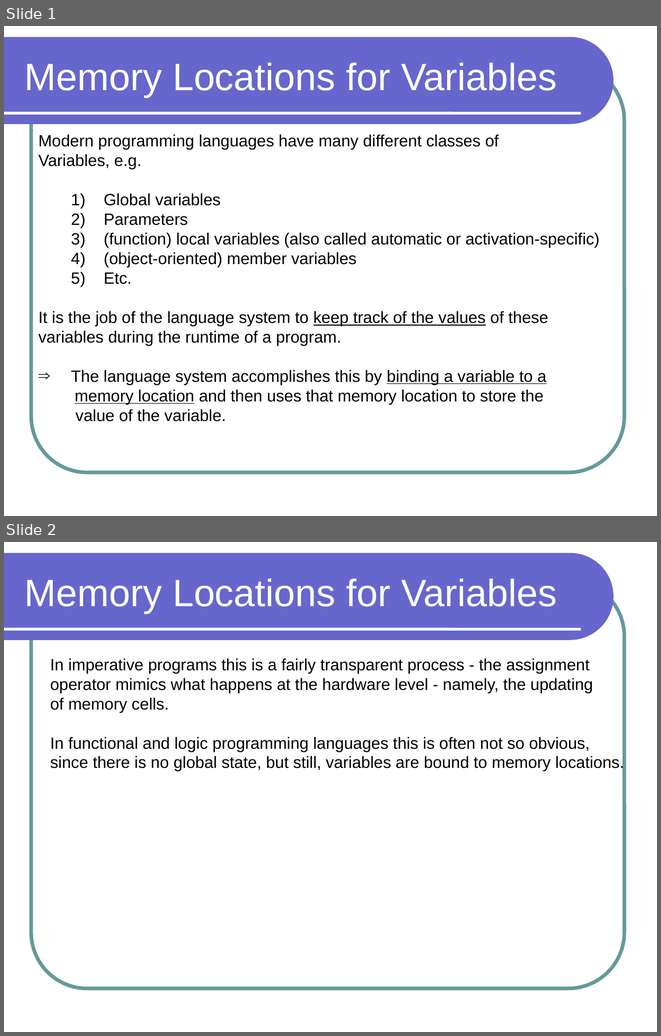
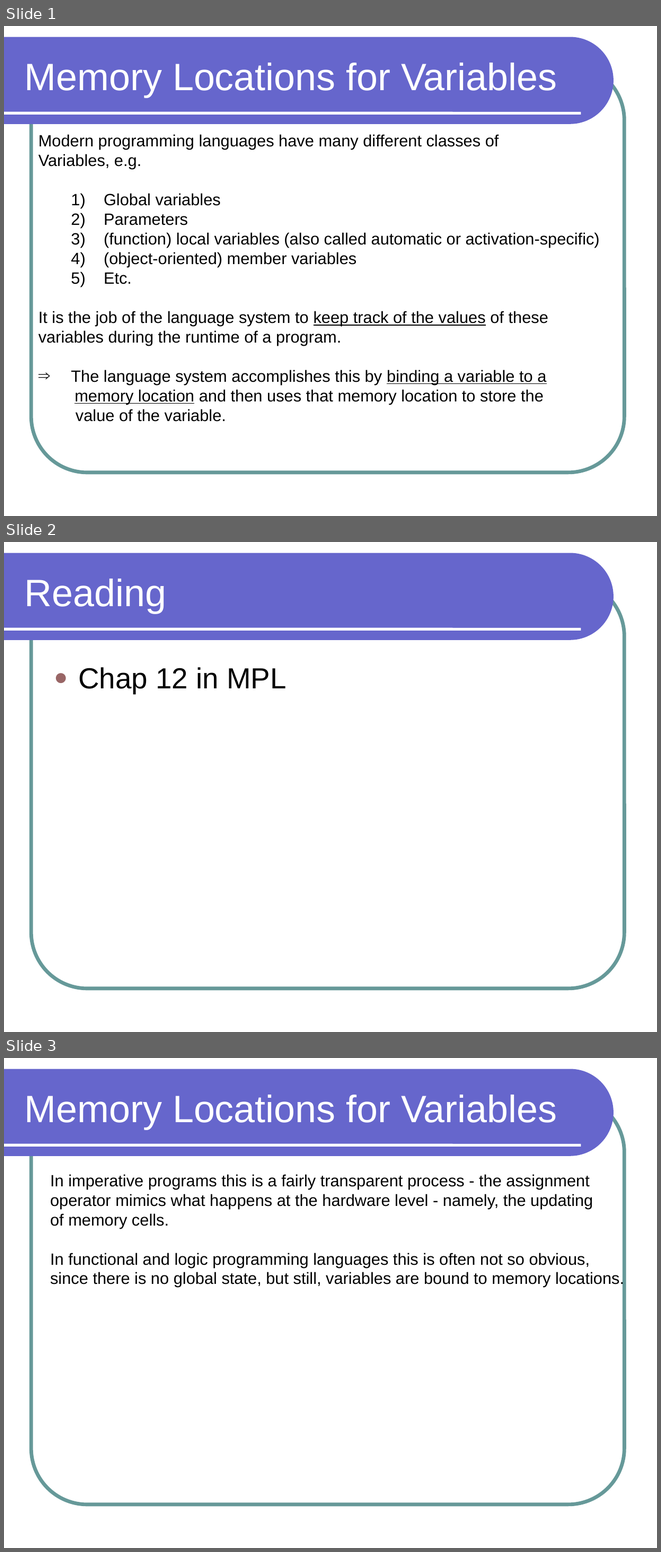
Before and after one commit to lutzhamel/CSC301, a slide deck: notes/csc301-ln016.ppt. Shown one above the other, each under a label of ours: slides 1 and 2 before the commit, slides 1, 2 and 3 after it. The pictures are 661x1036 and 661x1552 pixels, drawn with LibreOffice and Linux fonts; fonts in the diff are those of the drawing. Boxes give left, top, right and bottom in pixels: in the first picture for what was removed or moved away, otherwise in the second. Text is boxed around its words. In the diff, an @@ line names an element or a change of style, - is before the commit and + after.

```diff
--- a/notes/csc301-ln016.ppt
+++ b/notes/csc301-ln016.ppt
@@ slide 2 added at bbox=[4, 542, 657, 1032], background #FFFFFF; not listed: 3 template elements that a slide beside it also shows @@
@@ title added at bbox=[25, 579, 167, 613], 42 pt, text #FFFFFF @@
+Reading
@@ text added at bbox=[78, 667, 286, 694], 32 pt, text #000000 @@
+● Chap 12 in MPL
@@ what was slide 2 is now slide 3 @@
```
Also in this commit, not shown: 3 slides changed, 7 other files.
